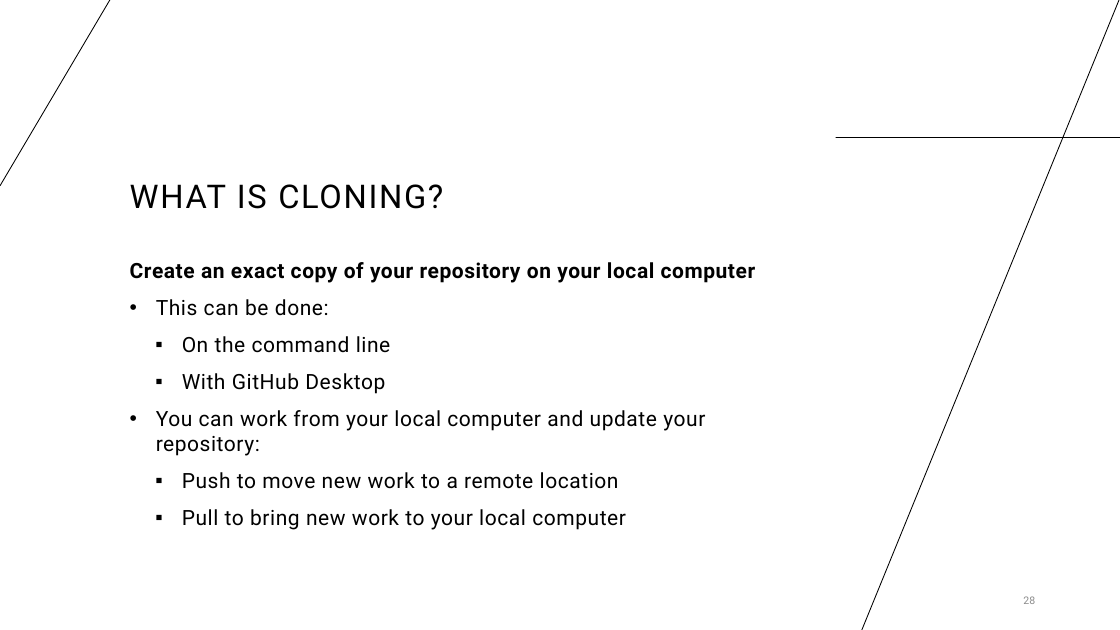
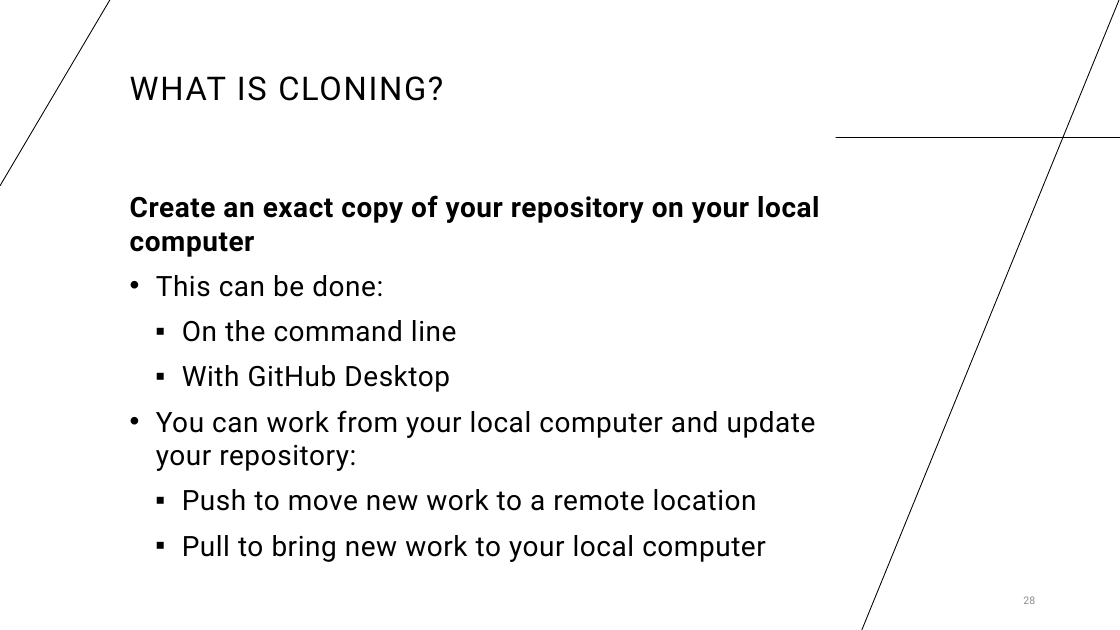
Before and after one commit to cassandra-hui/GitHub-Workshop, a slide deck: slide 28 of Day_1.pptx. Drawn at 1120x630 pixels with LibreOffice and Linux fonts; fonts in the diff are those of the drawing. Boxes give left, top, right and bottom in pixels: in the first picture for what was removed or moved away, otherwise in the second. Text is boxed around its words. In the diff, an @@ line names an element or a change of style, - is before the commit and + after.

Commit message:
Making text bigger on slides

```diff
--- a/Day_1.pptx
+++ b/Day_1.pptx
@@ title "WHAT IS CLONING?" moved from (x1=130, y1=184, x2=443, y2=209) to (x1=130, y1=76, x2=443, y2=101) @@
@@ text "Create an exact copy of ..." moved from (x1=130, y1=262, x2=755, y2=530) to (x1=130, y1=195, x2=819, y2=562) @@
@@ text "Create an exact copy of ..." at (x1=130, y1=195, x2=819, y2=562): size 18 to 24 pt @@
```
Also in this commit, not shown: 27 other slides changed.
